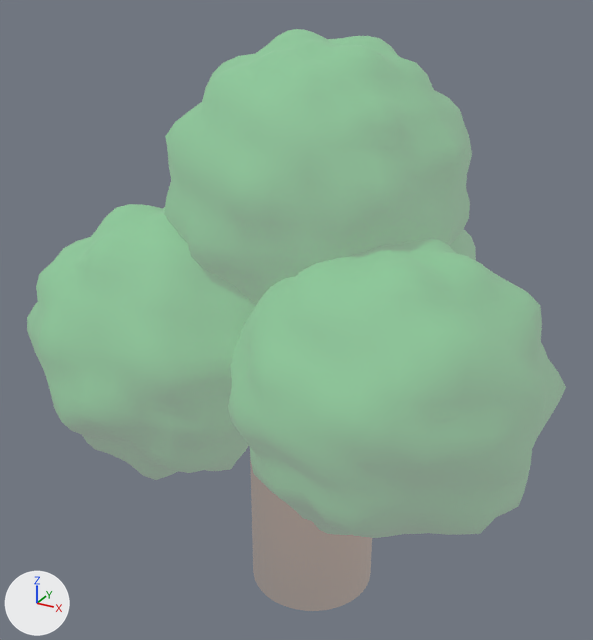
Renders of the FBX model Assets/Models/tree.fbx from each side of a commit.
One viewpoint serves both versions: a 50 mm lens placed at (2.58, -4.96, 4.78), pointed at (-0.17, 0.05, 2.27). Lighting does not change. The marker at lower left points along +X, +Y and +Z. The picture after the commit comes second. Where no turn or scale is listed for an object, it has been applied to the vertices.

Objects in the first picture: 'Crown', 'Crown.001', 'Crown.002', 'Crown.003', 'Trunk'.
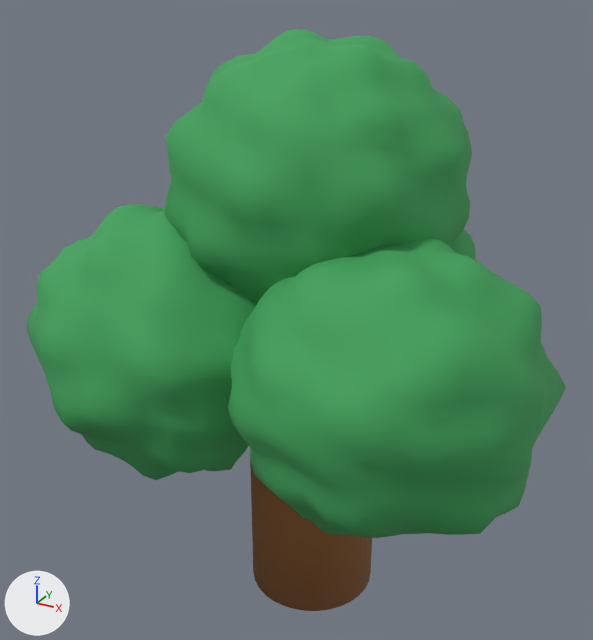
Where the newer file only moved an object's origin or applied its transform, the numbers keep the older frame.

Location of each change, [x1, y1, x2, y2] in pixels of the pictures (593 x 640 px):
'Crown', surface changed (darker): [228, 238, 566, 538] in both
'Crown.003', surface changed (darker): [164, 29, 472, 304] in both
'Crown.001', surface changed (darker): [27, 204, 257, 480] in both
'Trunk', surface changed (white to brown): [250, 460, 372, 611] in both
'Crown.002', surface changed (darker): [449, 229, 476, 260] in both

The change, as a list of edits to the scene's bpy script:
```text
Change mat_mat_tree_trunk:
    remove mat_mat_tree_trunk.emission_strength = 0.2
Change mat_mat_tree_leaf:
    remove mat_mat_tree_leaf.emission_strength = 0.2
```
